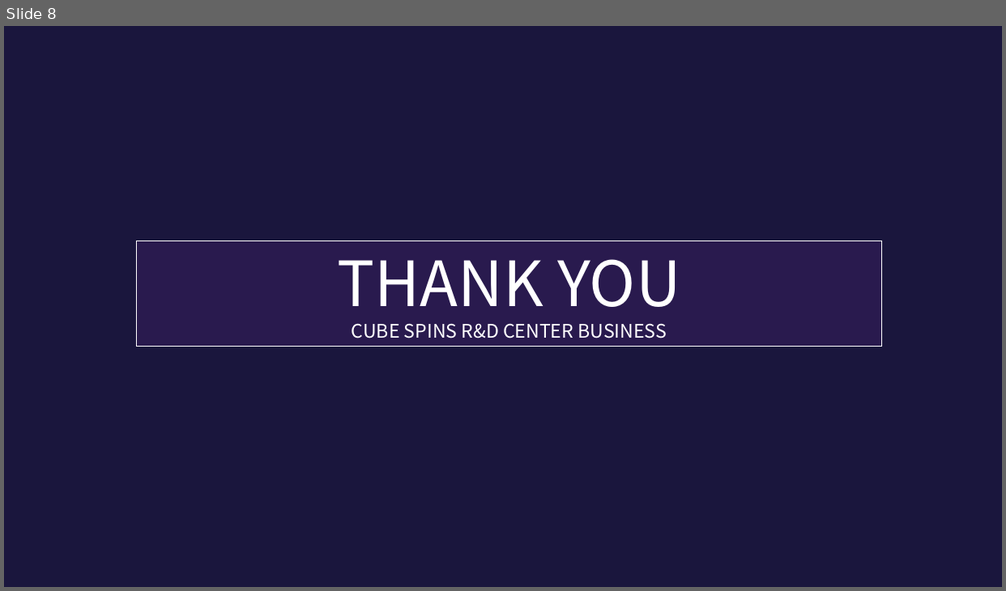
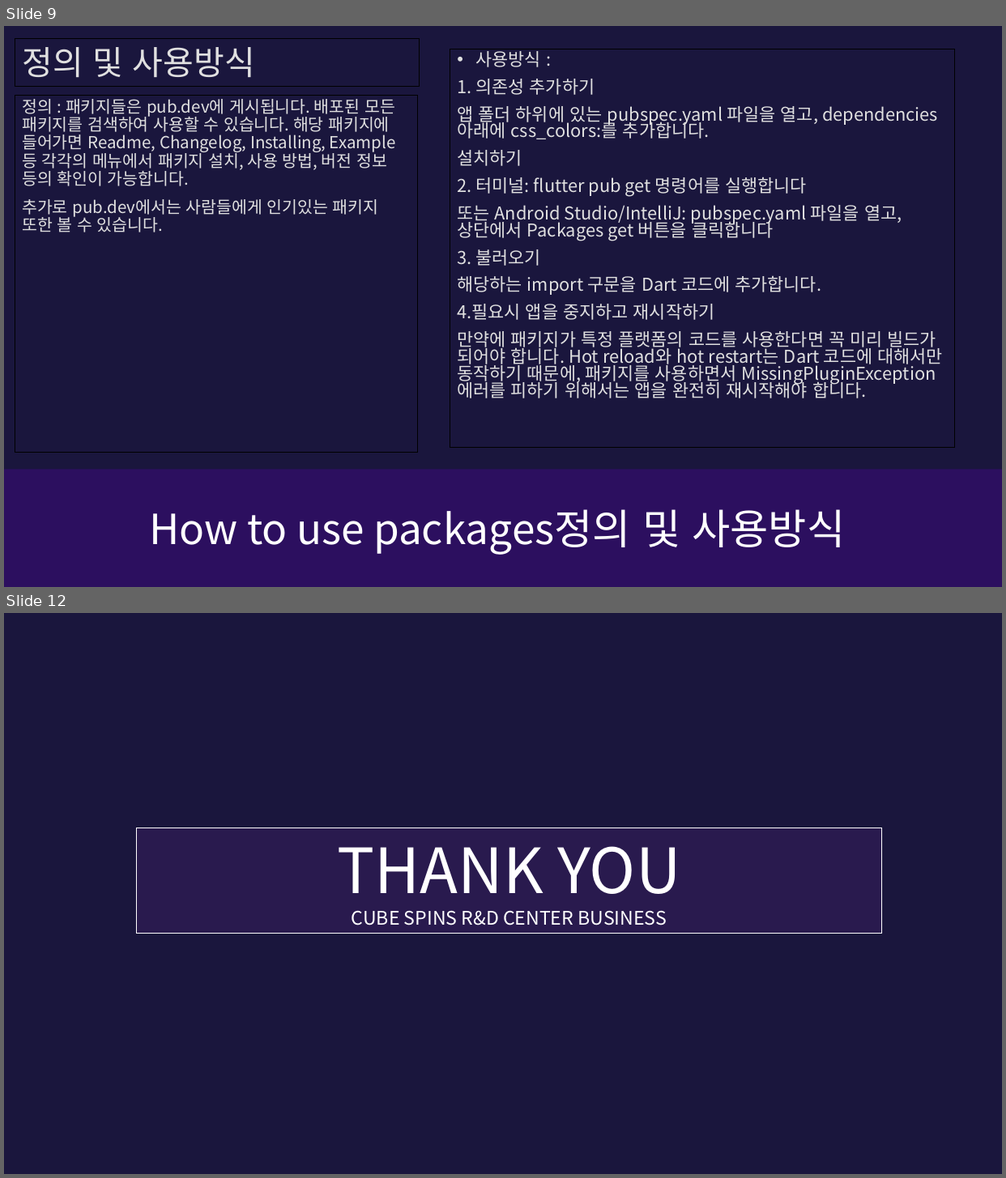
Before and after one commit to kanagku123/flutter, a slide deck: lib/practice/세미나 PPT.pptx. Shown one above the other, each under a label of ours: slide 8 before the commit, slides 9 and 12 after it; the slides between them are not shown. The pictures are 1006x591 and 1006x1178 pixels, drawn with LibreOffice and Linux fonts; fonts in the diff are those of the drawing. Boxes give left, top, right and bottom in pixels: in the first picture for what was removed or moved away, otherwise in the second. Text is boxed around its words. In the diff, an @@ line names an element or a change of style, - is before the commit and + after.

```diff
--- a/lib/practice/세미나 PPT.pptx
+++ b/lib/practice/세미나 PPT.pptx
@@ slide 9 added at <box>4,26,1002,587</box>, background #1A163D @@
@@ title added at <box>15,39,419,87</box>, outline #000000 0.75 pt, 32 pt, text #E0E0E0 @@
+정의 및 사용방식
@@ text added at <box>450,49,955,447</box>, outline #000000 0.75 pt, 17 pt, text #E0E0E0 @@
+• 사용방식 :
+1. 의존성 추가하기
+앱 폴더 하위에 있는 pubspec.yaml 파일을 열고, dependencies 아래에 css_colors:를 추가합니다.
+설치하기
+2. 터미널: flutter pub get 명령어를 실행합니다
+또는 Android Studio/IntelliJ: pubspec.yaml 파일을 열고, 상단에서 Packages get 버튼을 클릭합니다
+3. 불러오기
+해당하는 import 구문을 Dart 코드에 추가합니다.
+4.필요시 앱을 중지하고 재시작하기
+만약에 패키지가 특정 플랫폼의 코드를 사용한다면 꼭 미리 빌드가 되어야 합니다. Hot reload와 hot restart는 Dart 코드에 대해서만 동작하기 때문에, 패키지를 사용하면서 MissingPluginException 에러를 피하기 위해서는 앱을 완전히 재시작해야 합니다.
@@ text added at <box>15,95,417,453</box>, outline #000000 0.75 pt, 16 pt, text #E0E0E0 @@
+정의 : 패키지들은 pub.dev에 게시됩니다. 배포된 모든 패키지를 검색하여 사용할 수 있습니다. 해당 패키지에 들어가면 Readme, Changelog, Installing, Example 등 각각의 메뉴에서 패키지 설치, 사용 방법, 버전 정보 등의 확인이 가능합니다.
+추가로 pub.dev에서는 사람들에게 인기있는 패키지 또한 볼 수 있습니다.
@@ rectangle added at <box>4,470,1002,587</box>, fill #5800B0 at 30% opacity, 40 pt, text #FFFFFF @@
+How to use packages정의 및 사용방식
@@ what was slide 8 is now slide 12 @@
```
Also in this commit, not shown: 4 slides changed, 6 other slides added, 3 slides removed, 1 other file.
